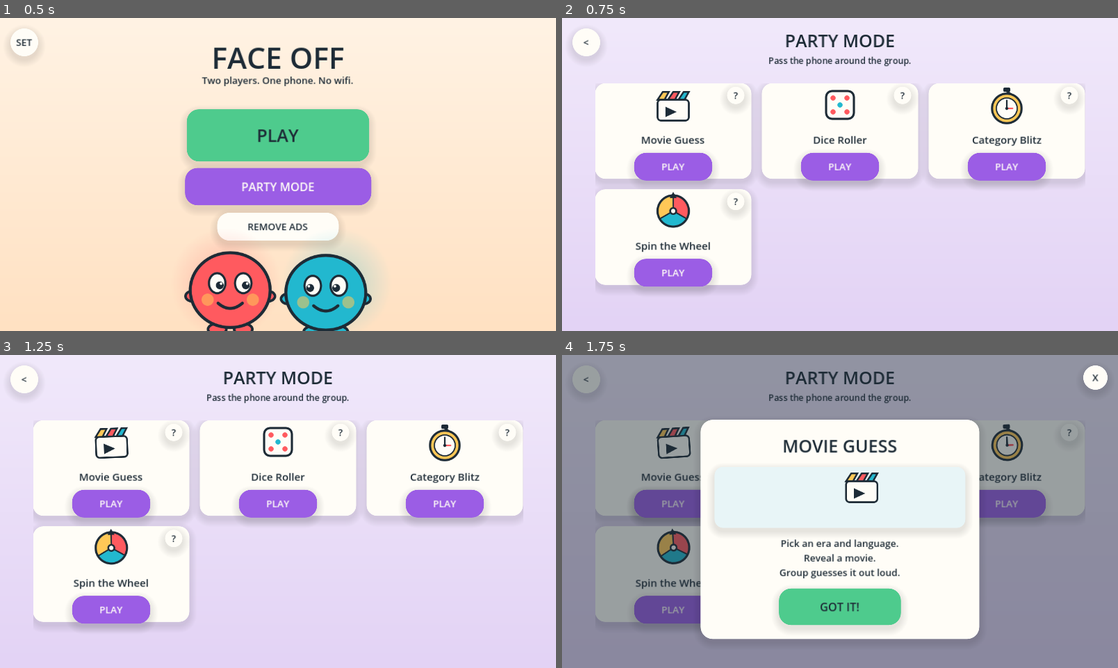
Above: before the commit, frames 1-4 (two rows, left to right).
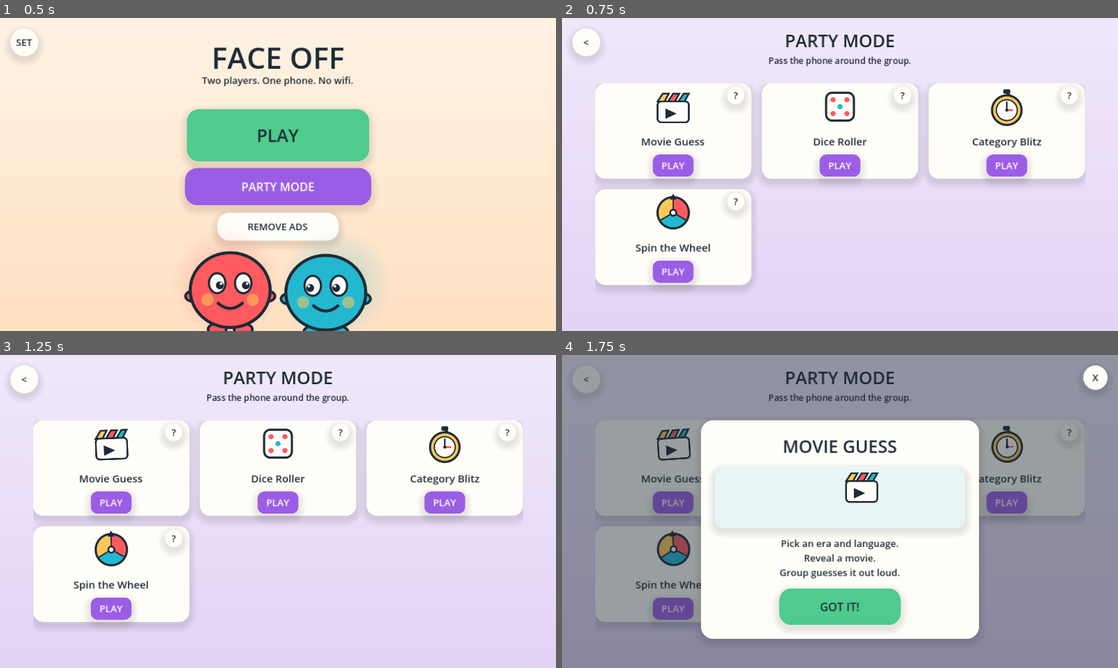
Above: after the commit, the same moments.

Repository: jaynishb/face-off
Game: Godot game, scene res://shell/main_menu/MainMenu.tscn
The game is run twice, just before and just after one commit, with the same random seed, the same clock (stepped at 60 frames per second) and the same inputs. Sound files missing from this copy of the repository are replaced by a short silence.
Inputs (mouse positions are in pixels of both pictures, inside the frame that each line leads up to):
- Up to frame 1 (0.5 s): no input
- Up to frame 2 (0.75 s): click "PARTY MODE" at 0.5 s
- Up to frame 3 (1.25 s): no input
- Up to frame 4 (1.75 s): click (673, 505) at 1.25 s, where only the run before the commit has a clickable "PLAY"

Frame 1 is identical in both runs. In frame 2, 4.9% of the frame differs, in the area x 12-88%, y 22-86%; in frame 3, 4.9%; in frame 4, 3.8%.

Commit message:
Make whole game-select tile clickable instead of a small inner PLAY button
The PLAY button inside each tile was only ~180x64 within a 360x220 tile,
so tapping the rest of the tile (which the player already tapped to look
at) did nothing -- an extra deliberate tap for no reason on mobile. The
whole tile now proceeds to the next step (rules card / launch / setup
prompt) on tap; the PLAY/SOON label becomes a static, non-interactive
badge so it doesn't swallow the tap. The [?] rules-only corner button is
unaffected and still works independently.

Co-Authored-By: Claude Sonnet 5 <noreply@anthropic.com>
Claude-Session: https://claude.ai/code/session_01AT6BNBo74KsLppqzhjByVW

Diff:
--- a/shared/UIUtil.gd
+++ b/shared/UIUtil.gd
@@ -90,6 +90,27 @@
 
 	wire_bounce(btn)
 	return btn
+
+## A static, non-interactive pill label -- mouse_filter IGNORE so it never
+## intercepts taps meant for whatever it's layered on top of (e.g. a tile
+## that's the actual tap target). Built from a plain PanelContainer + Label,
+## not a Button: a Button resolves its rendered font colour from a
+## combination of hover/pressed/focus state, and some combination reliably
+## ends up uncovered in this project's Web/WASM export, rendering blank text
+## (see MovieGuessSetupPrompt's chip fix) -- a Panel has one stylebox slot and
+## a Label one font colour, so there's nothing left to get wrong.
+static func make_badge(text: String, bg_color: Color, text_color: Color) -> PanelContainer:
+	var badge := PanelContainer.new()
+	badge.mouse_filter = Control.MOUSE_FILTER_IGNORE
+	var style := soft_panel_style(bg_color, 16.0)
+	style.content_margin_left = 20.0
+	style.content_margin_right = 20.0
+	style.content_margin_top = 10.0
+	style.content_margin_bottom = 10.0
+	badge.add_theme_stylebox_override("panel", style)
+	var label := make_label(text, 22, text_color)
+	badge.add_child(label)
+	return badge
 
 ## A circular soft icon button (back/close/settings) matching make_soft_button.
 static func make_soft_round_button(text: String, diameter: float = 56.0, bg_color: Color = Palette.SURFACE) -> Button:
--- a/shell/game_select/GameSelect.gd
+++ b/shell/game_select/GameSelect.gd
@@ -48,6 +48,7 @@
 	# forcing every direct child to the same rect.
 	var tile := Control.new()
 	tile.custom_minimum_size = Vector2(360, 220)
+	tile.mouse_default_cursor_shape = Control.CURSOR_POINTING_HAND
 
 	var panel := Panel.new()
 	panel.add_theme_stylebox_override("panel", UIUtil.soft_panel_style(Palette.SURFACE, 24.0))
@@ -77,17 +78,27 @@
 	# this self-corrects with no code change once the scene file lands.
 	var built := ResourceLoader.exists(meta.get("scene", ""))
 
-	var play_btn := UIUtil.make_soft_button("PLAY" if built else "SOON", 22, Palette.ACCENT if built else Palette.SURFACE)
-	play_btn.custom_minimum_size = Vector2(180, 64)
-	play_btn.size_flags_horizontal = Control.SIZE_SHRINK_CENTER
-	play_btn.disabled = not built
-	play_btn.pressed.connect(func(): _on_tile_pressed(game_id))
-	vbox.add_child(play_btn)
+	var badge := UIUtil.make_badge("PLAY" if built else "SOON", Palette.ACCENT if built else Palette.SURFACE, Palette.INK)
+	badge.size_flags_horizontal = Control.SIZE_SHRINK_CENTER
+	vbox.add_child(badge)
 
 	var rules_btn := UIUtil.make_soft_round_button("?", 40, Palette.SURFACE)
 	rules_btn.position = Vector2(360 - 56, 8)
 	rules_btn.pressed.connect(func(): _show_rules(game_id))
 	tile.add_child(rules_btn)
+
+	# The whole tile is the tap target, not just the PLAY badge above -- a
+	# smaller hit area than the visible box the player already tapped to look
+	# at is an extra, unnecessary tap on mobile. Only InputEventScreenTouch,
+	# not InputEventMouseButton: project.godot has emulate_touch_from_mouse=
+	# true, so a single click/tap delivers both a native mouse event and a
+	# synthetic touch event, and reacting to both would double-fire this.
+	if built:
+		tile.gui_input.connect(func(event: InputEvent):
+			if event is InputEventScreenTouch and event.pressed:
+				UIUtil.punch(tile)
+				_on_tile_pressed(game_id)
+		)
 
 	return tile
 
--- a/shell/party_select/PartyGameSelect.gd
+++ b/shell/party_select/PartyGameSelect.gd
@@ -53,6 +53,7 @@
 
 	var tile := Control.new()
 	tile.custom_minimum_size = Vector2(360, 220)
+	tile.mouse_default_cursor_shape = Control.CURSOR_POINTING_HAND
 
 	var panel := Panel.new()
 	panel.add_theme_stylebox_override("panel", UIUtil.soft_panel_style(Palette.SURFACE, 24.0))
@@ -79,21 +80,28 @@
 
 	var built := ResourceLoader.exists(meta.get("scene", ""))
 
-	var play_btn := UIUtil.make_soft_button("PLAY" if built else "SOON", 22, Palette.PARTY_PRIMARY if built else Palette.SURFACE)
-	if built:
-		play_btn.add_theme_color_override("font_color", Palette.SURFACE)
-		play_btn.add_theme_color_override("font_hover_color", Palette.SURFACE)
-		play_btn.add_theme_color_override("font_pressed_color", Palette.SURFACE)
-	play_btn.custom_minimum_size = Vector2(180, 64)
-	play_btn.size_flags_horizontal = Control.SIZE_SHRINK_CENTER
-	play_btn.disabled = not built
-	play_btn.pressed.connect(func(): _on_tile_pressed(game_id))
-	vbox.add_child(play_btn)
+	var badge := UIUtil.make_badge(
+		"PLAY" if built else "SOON",
+		Palette.PARTY_PRIMARY if built else Palette.SURFACE,
+		Palette.SURFACE if built else Palette.INK
+	)
+	badge.size_flags_horizontal = Control.SIZE_SHRINK_CENTER
+	vbox.add_child(badge)
 
 	var rules_btn := UIUtil.make_soft_round_button("?", 40, Palette.SURFACE)
 	rules_btn.position = Vector2(360 - 56, 8)
 	rules_btn.pressed.connect(func(): _show_rules(game_id))
 	tile.add_child(rules_btn)
+
+	# The whole tile is the tap target, not just the PLAY badge above -- see
+	# GameSelect.gd's matching comment for why only InputEventScreenTouch is
+	# checked (emulate_touch_from_mouse=true would otherwise double-fire this).
+	if built:
+		tile.gui_input.connect(func(event: InputEvent):
+			if event is InputEventScreenTouch and event.pressed:
+				UIUtil.punch(tile)
+				_on_tile_pressed(game_id)
+		)
 
 	return tile
 
